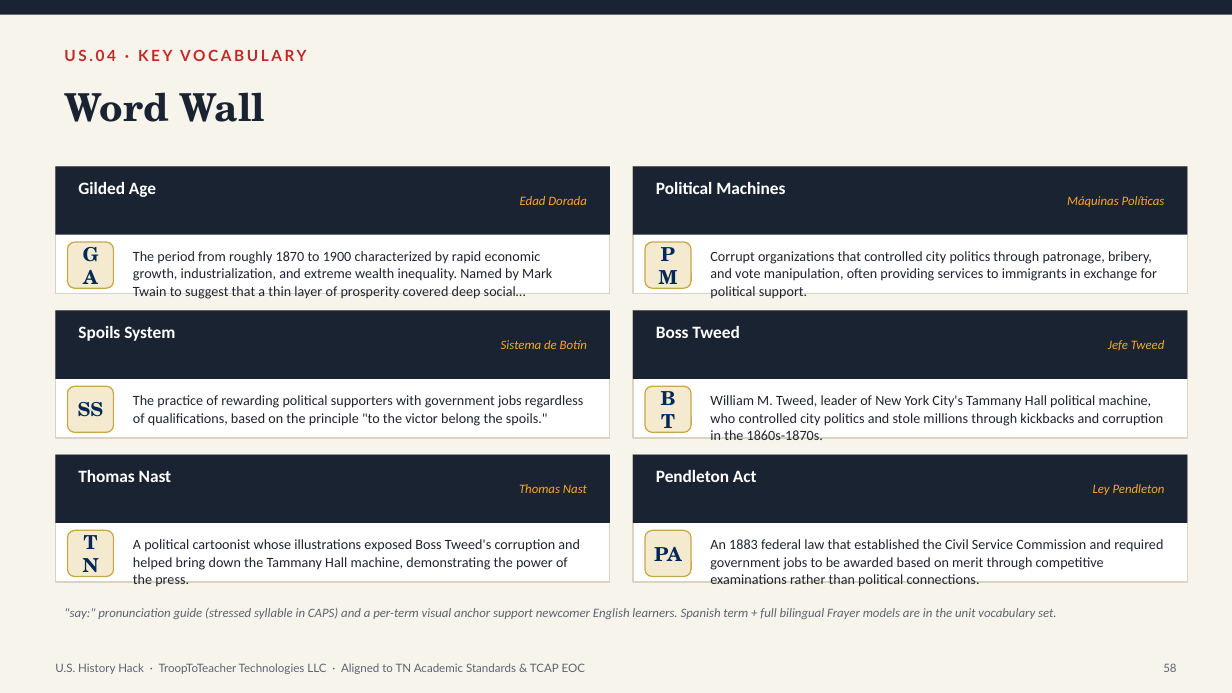
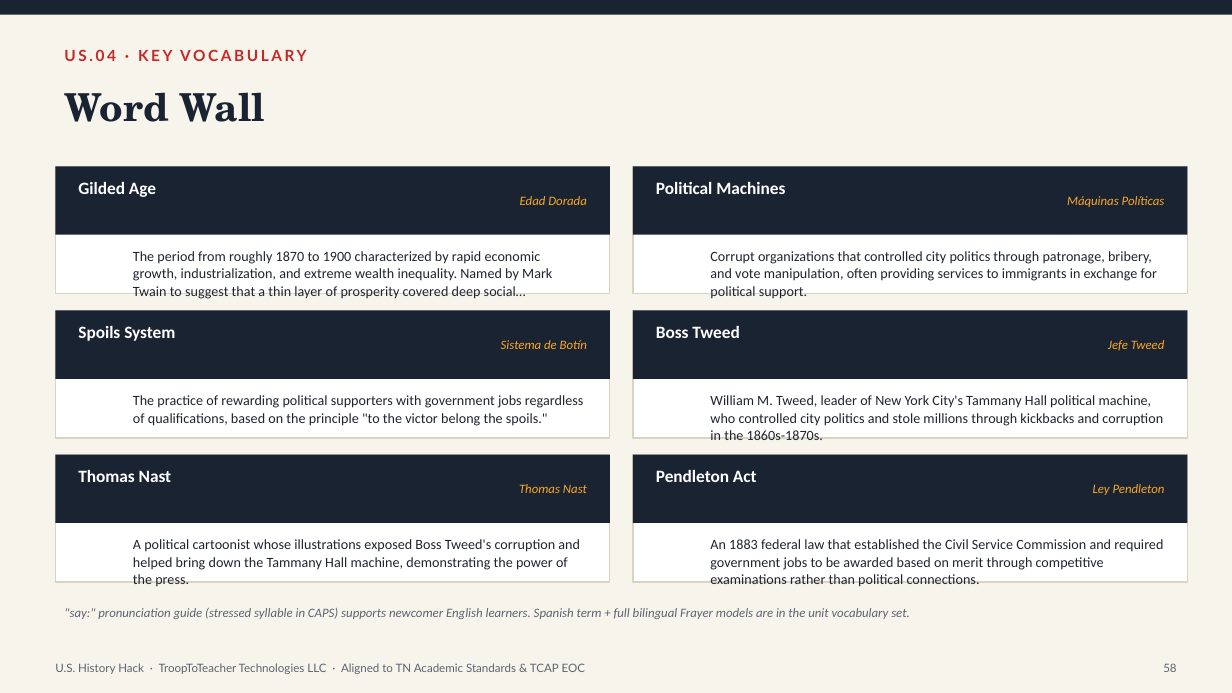
Before and after one commit to Trooptoteacher/trooptoteacher-history, a slide deck: slide 58 of HistoryHack_Platinum/deliverables_unit1/Unit1_Teacher_Deck_CourseStandard.pptx. Drawn at 1232x693 pixels with LibreOffice and Linux fonts; fonts in the diff are those of the drawing. Boxes give left, top, right and bottom in pixels: in the first picture for what was removed or moved away, otherwise in the second. Text is boxed around its words. In the diff, an @@ line names an element or a change of style, - is before the commit and + after.

```diff
--- a/HistoryHack_Platinum/deliverables_unit1/Unit1_Teacher_Deck_CourseStandard.pptx
+++ b/HistoryHack_Platinum/deliverables_unit1/Unit1_Teacher_Deck_CourseStandard.pptx
@@ rounded rectangle removed at box(67, 242, 114, 288) @@
@@ text removed at box(67, 242, 114, 288) @@
-GA
@@ rounded rectangle removed at box(645, 242, 691, 288) @@
@@ text removed at box(645, 242, 691, 288) @@
-PM
@@ rounded rectangle removed at box(67, 386, 114, 433) @@
@@ rounded rectangle removed at box(645, 386, 691, 433) @@
@@ text removed at box(645, 386, 691, 433) @@
-BT
@@ text removed at box(78, 402, 104, 417) @@
-SS
@@ rounded rectangle removed at box(67, 531, 114, 577) @@
@@ text removed at box(67, 531, 114, 577) @@
-TN
@@ rounded rectangle removed at box(645, 531, 691, 577) @@
@@ text removed at box(654, 546, 682, 561) @@
-PA
@@ text at box(64, 608, 910, 619): text changed @@
-"say:" pronunciation guide (stressed syllable in CAPS) and a per-term visual anchor support newcomer English learners. Spanish term + full bilingual Frayer models are in the unit vocabulary set.
+"say:" pronunciation guide (stressed syllable in CAPS) supports newcomer English learners. Spanish term + full bilingual Frayer models are in the unit vocabulary set.
```
Also in this commit, not shown: 6 other slides changed.
